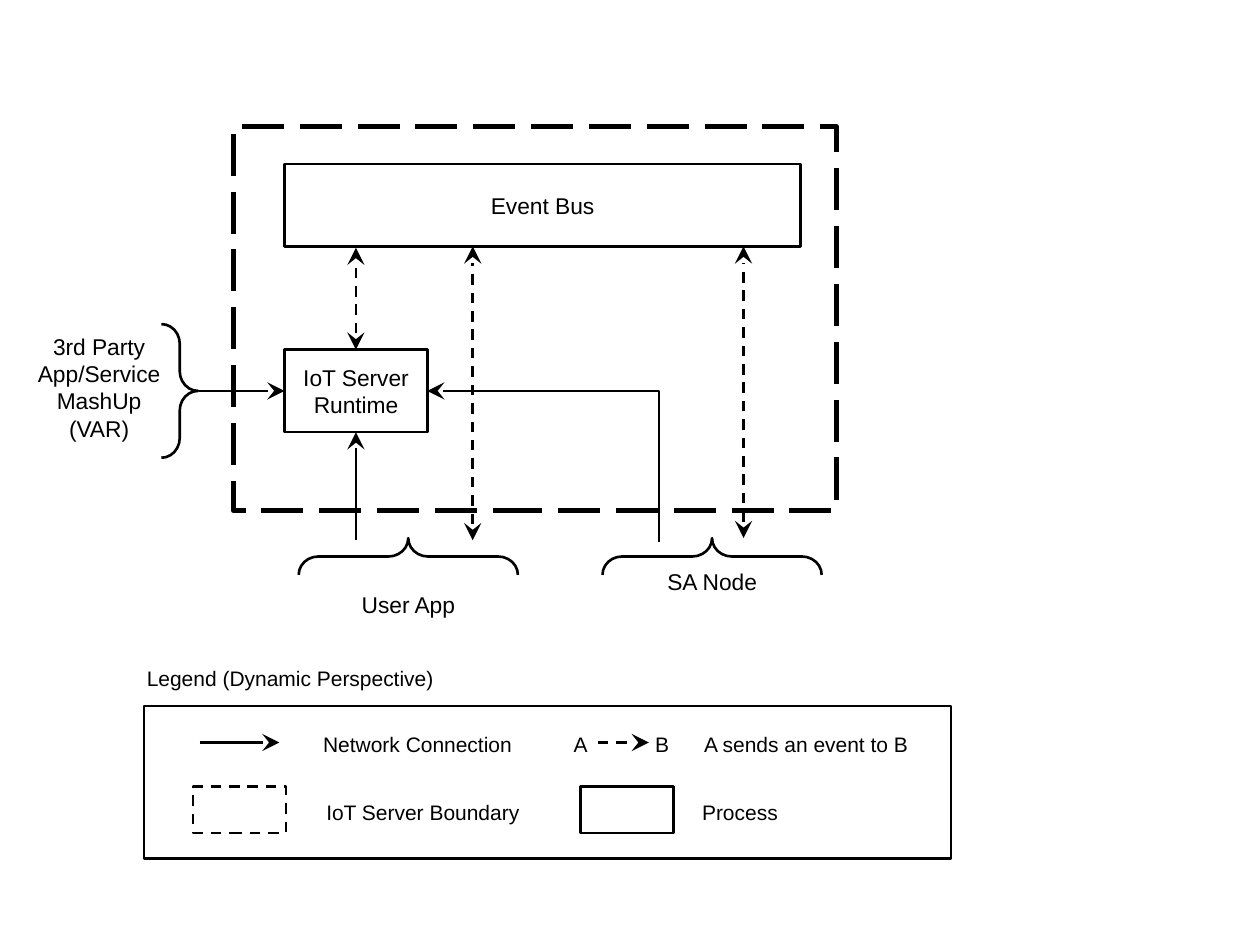
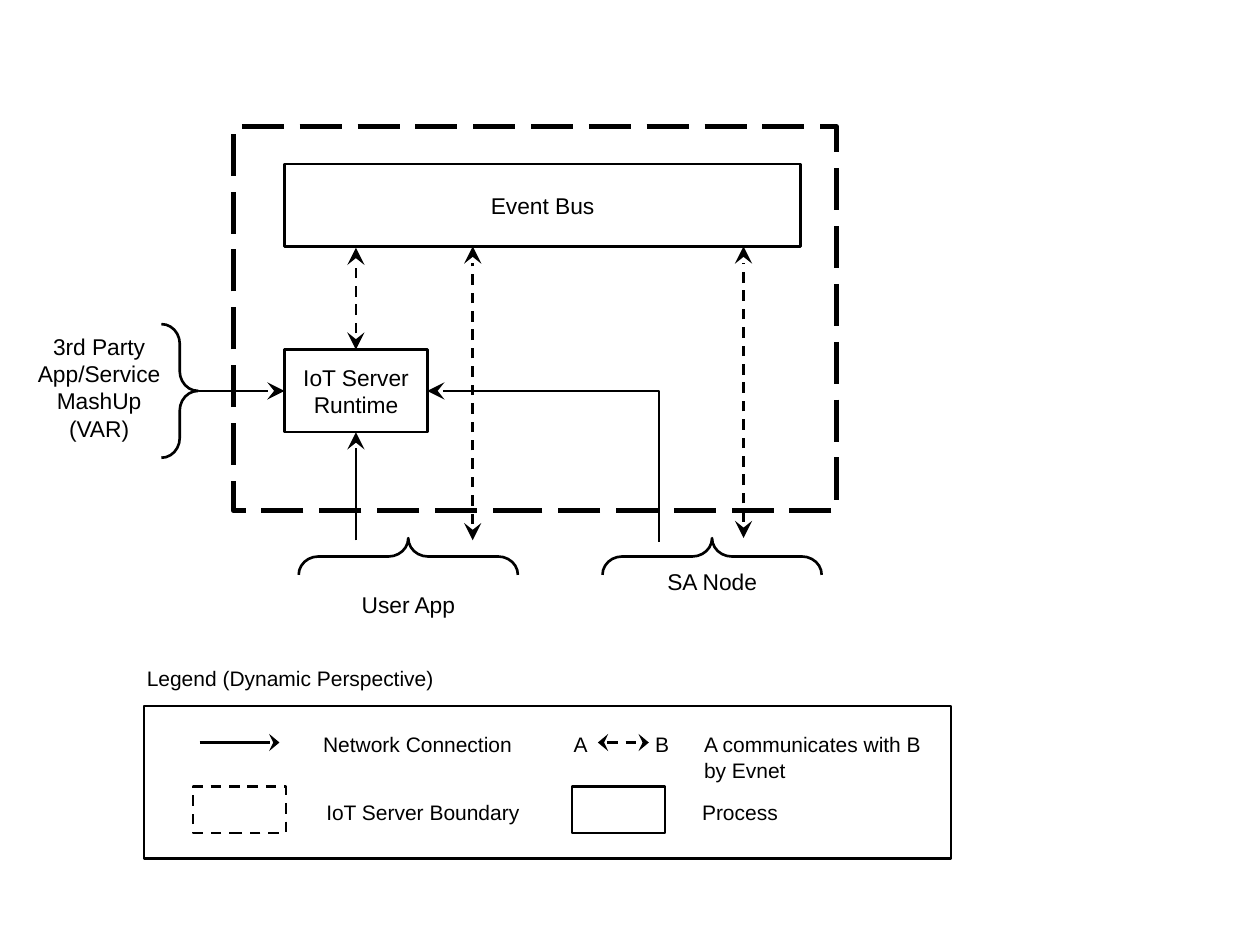
Before and after one commit to junggil/2015_CMU_StudioProject, a slide deck: slide 2 of DOCS/2015-06-18- Version 0.9/Studio project diagrams for document.pptx. Drawn at 1260x945 pixels with LibreOffice and Linux fonts; fonts in the diff are those of the drawing. Boxes give left, top, right and bottom in pixels: in the first picture for what was removed or moved away, otherwise in the second. Text is boxed around its words. In the diff, an @@ line names an element or a change of style, - is before the commit and + after.

```diff
--- a/DOCS/2015-06-18- Version 0.9/Studio project diagrams for document.pptx
+++ b/DOCS/2015-06-18- Version 0.9/Studio project diagrams for document.pptx
@@ arrow (598, 742) - (649, 742): arrow to double arrow @@
@@ text at (x1=704, y1=736, x2=921, y2=782): text changed @@
-A sends an event to B
+A communicates with B by Evnet
@@ rectangle moved from (x1=581, y1=786, x2=674, y2=833) to (x1=572, y1=786, x2=665, y2=833) @@
```
Also in this commit, not shown: 8 other slides changed, 4 other files.
